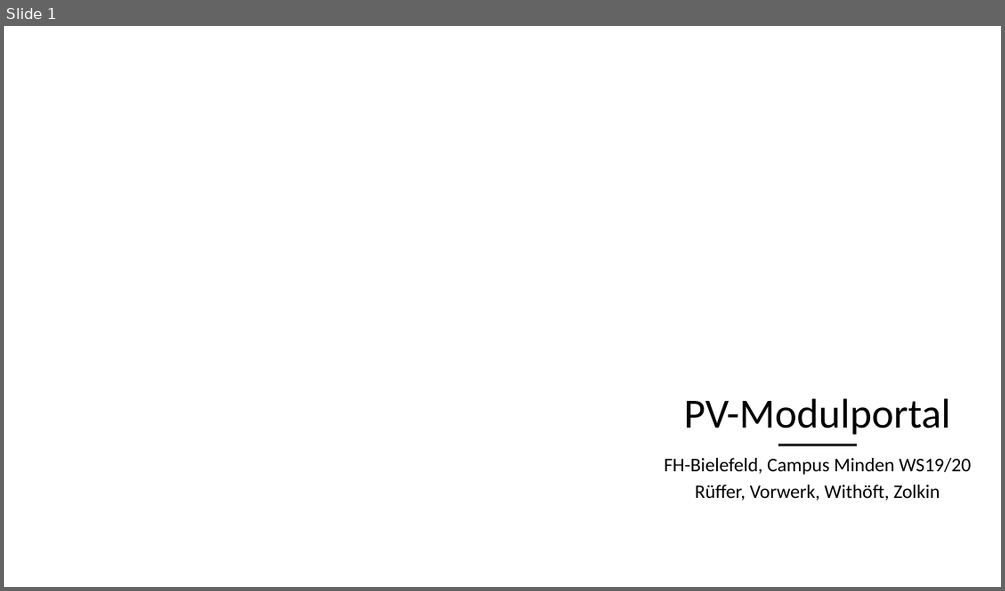
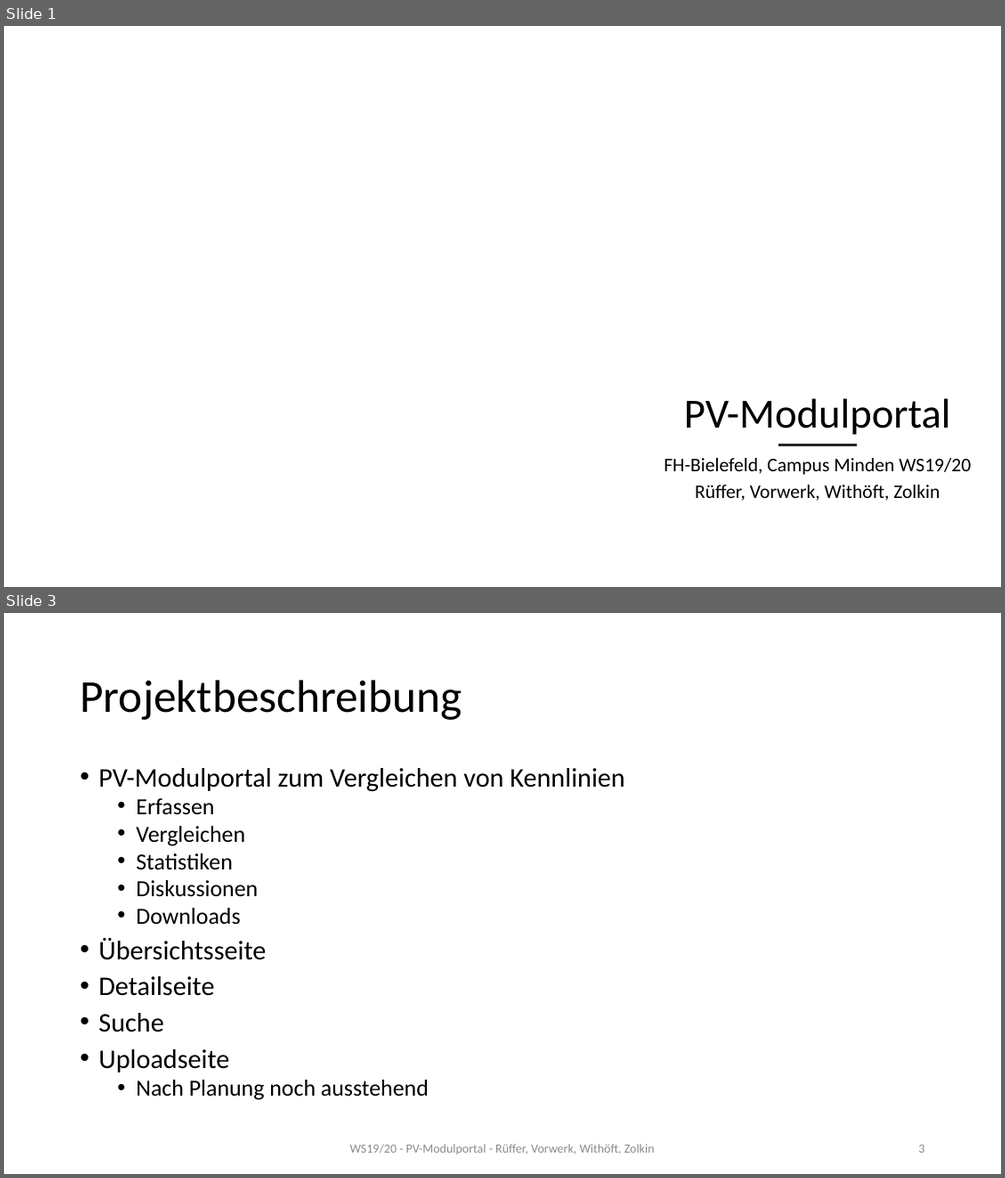
Before and after one commit to mwithoeft/Webengineering, a slide deck: docs/Seminarvortrag.pptx. Shown one above the other, each under a label of ours: slide 1 before the commit, slides 1 and 3 after it; the slides between them are not shown. The pictures are 1005x591 and 1005x1178 pixels, drawn with LibreOffice and Linux fonts; fonts in the diff are those of the drawing; background and template pictures are left out. Boxes give left, top, right and bottom in pixels: in the first picture for what was removed or moved away, otherwise in the second. Text is boxed around its words. In the diff, an @@ line names an element or a change of style, - is before the commit and + after.

Commit message:
Seminarvortrag Projektbeschreibung

```diff
--- a/docs/Seminarvortrag.pptx
+++ b/docs/Seminarvortrag.pptx
@@ slide 3 added at bbox=[4, 613, 1001, 1174], background #FFFFFF @@
@@ title added at bbox=[80, 680, 461, 720], 44 pt, text #000000 @@
+Projektbeschreibung
@@ text added at bbox=[98, 768, 624, 1100], 25.9 pt, text #000000 @@
+• PV-Modulportal zum Vergleichen von Kennlinien
+  • Erfassen
+  • Vergleichen
+  • Statistiken
+  • Diskussionen
+  • Downloads
+• Übersichtsseite
+• Detailseite
+• Suche
+• Uploadseite
+  • Nach Planung noch ausstehend
@@ text added at bbox=[350, 1143, 655, 1154], 12 pt, text #8C8C8C @@
+WS19/20 - PV-Modulportal - Rüffer, Vorwerk, Withöft, Zolkin
@@ page number added at bbox=[918, 1144, 924, 1152], 12 pt, text #8C8C8C @@
+3
```
Also in this commit, not shown: 1 slide changed, 3 other slides added.
